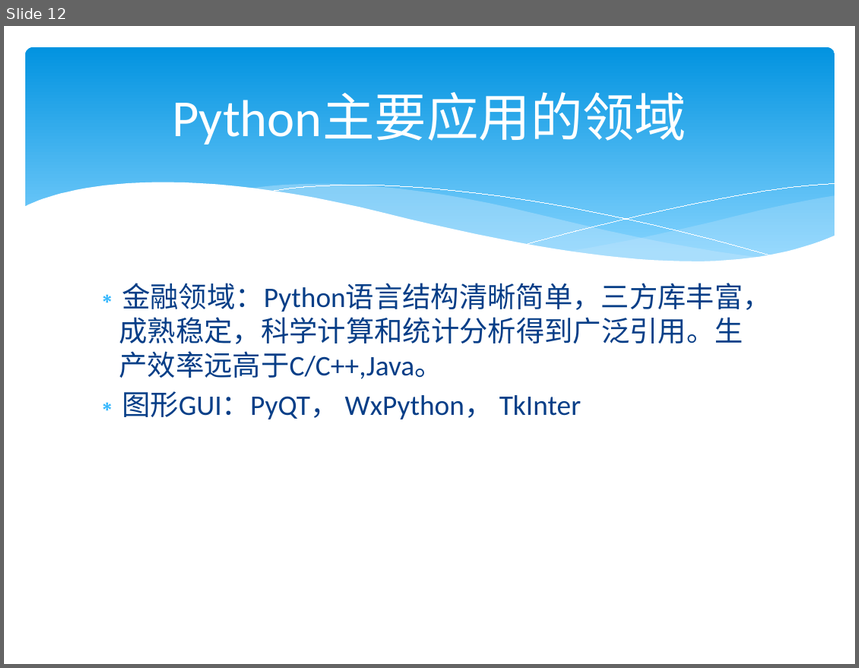
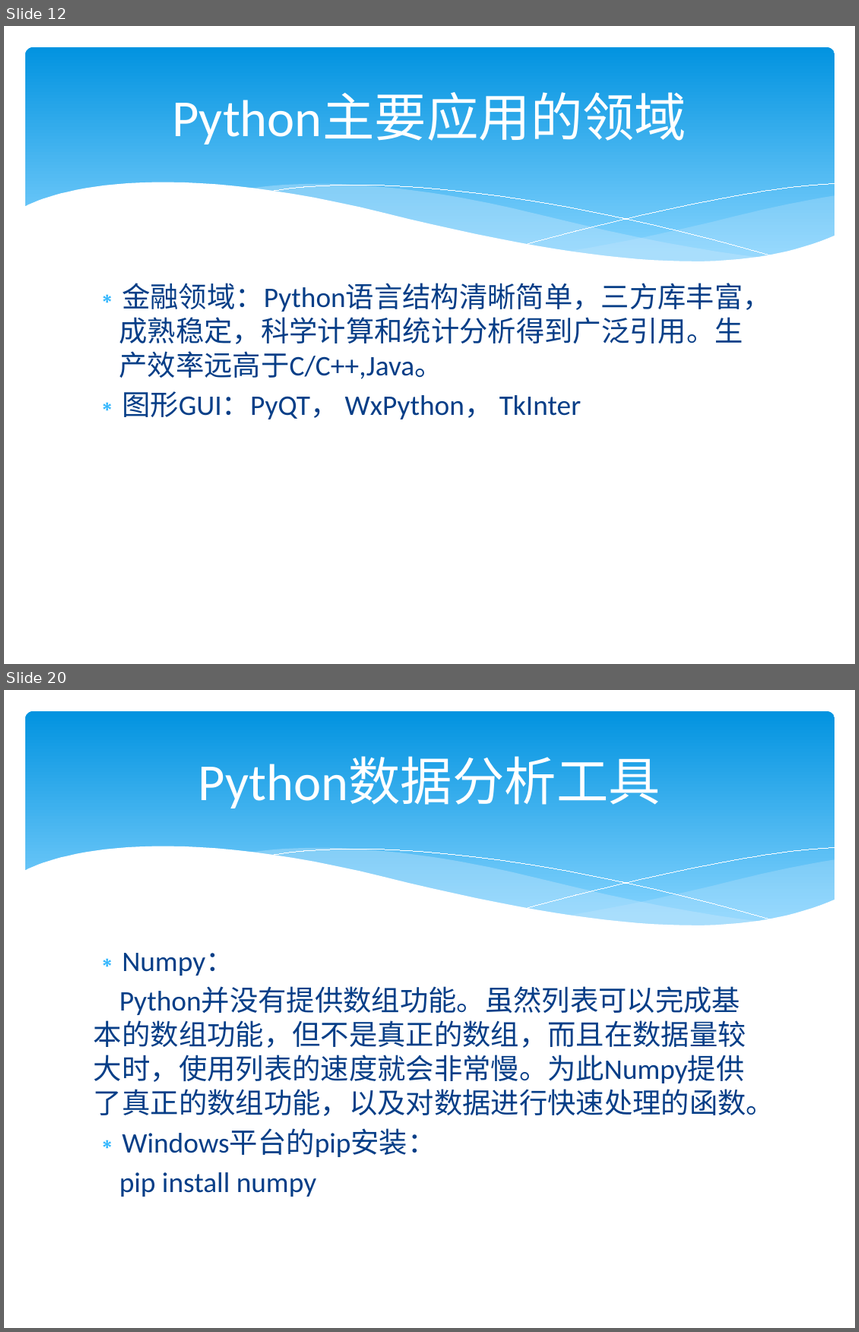
Before and after one commit to lysgwl/test4, a slide deck: python3/Python培训.pptx. Shown one above the other, each under a label of ours: slide 12 before the commit, slides 12 and 20 after it; the slides between them are not shown. The pictures are 859x668 and 859x1332 pixels, drawn with LibreOffice and Linux fonts; fonts in the diff are those of the drawing. Boxes give left, top, right and bottom in pixels: in the first picture for what was removed or moved away, otherwise in the second. Text is boxed around its words. In the diff, an @@ line names an element or a change of style, - is before the commit and + after.

```diff
--- a/python3/Python培训.pptx
+++ b/python3/Python培训.pptx
@@ slide 20 added at box(4, 690, 855, 1328), background #FFFFFF; not listed: 6 template elements that a slide beside it also shows @@
@@ title added at box(198, 757, 661, 809), 44 pt, text #FFFFFF @@
+Python数据分析工具
@@ text added at box(94, 953, 775, 1197), 24 pt, text #073E87 @@
+∗ Numpy：
+Python并没有提供数组功能。虽然列表可以完成基本的数组功能，但不是真正的数组，而且在数据量较大时，使用列表的速度就会非常慢。为此Numpy提供了真正的数组功能，以及对数据进行快速处理的函数。
+∗ Windows平台的pip安装：
+pip install numpy
```
Also in this commit, not shown: 11 other slides added, 1 other file.
